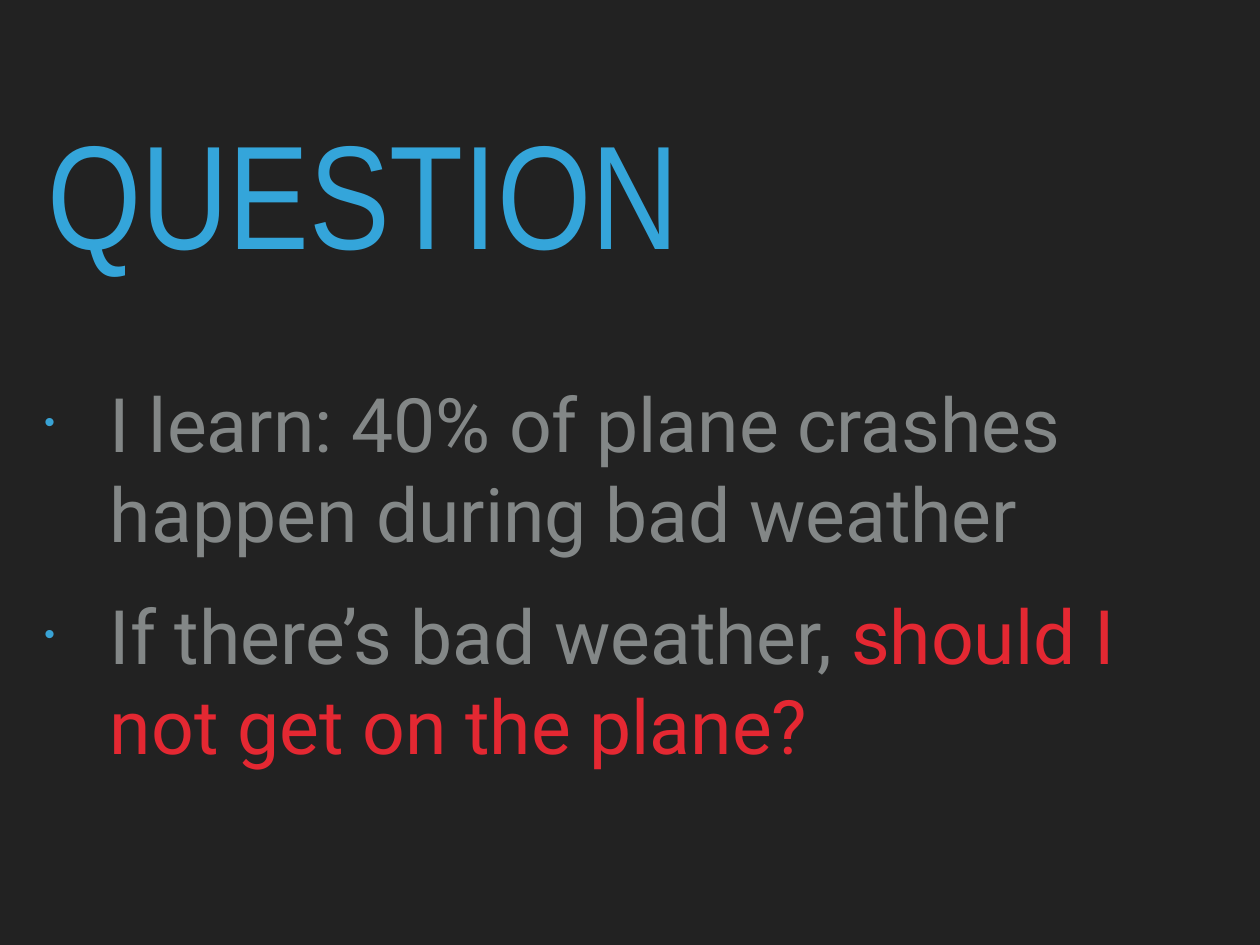
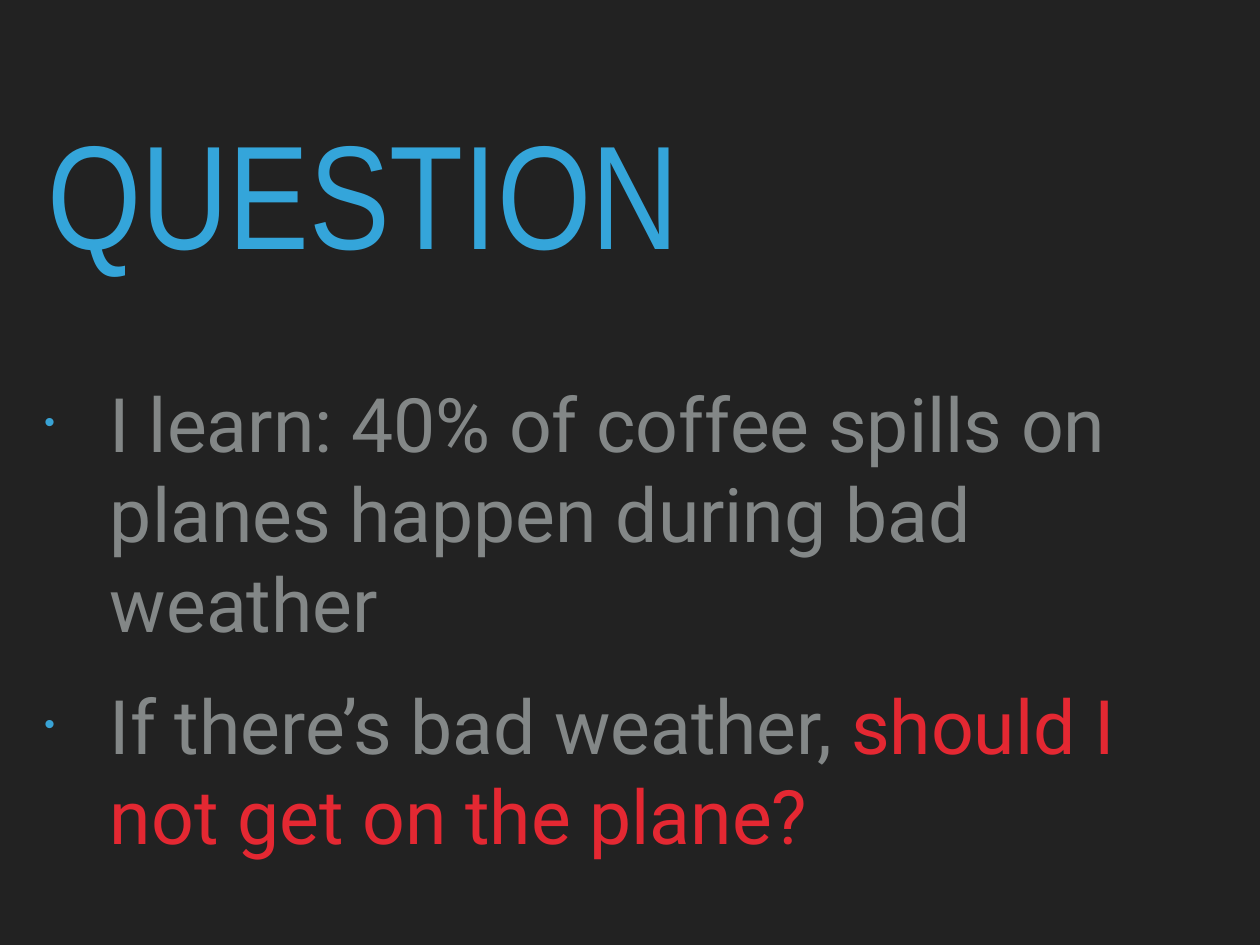
Before and after one commit to patricks1/noble-machine-learning, a slide deck: slide 7 of Session5/Session5_Slides.pptx. Drawn at 1260x945 pixels with LibreOffice and Linux fonts; fonts in the diff are those of the drawing. Boxes give left, top, right and bottom in pixels: in the first picture for what was removed or moved away, otherwise in the second. Text is boxed around its words. In the diff, an @@ line names an element or a change of style, - is before the commit and + after.

```diff
--- a/Session5/Session5_Slides.pptx
+++ b/Session5/Session5_Slides.pptx
@@ text at <box>110,395,1105,633</box>: text changed @@
-• I learn: 40% of plane crashes happen during bad weather
+• I learn: 40% of coffee spills on planes happen during bad weather
```
Also in this commit, not shown: 2 other files.
